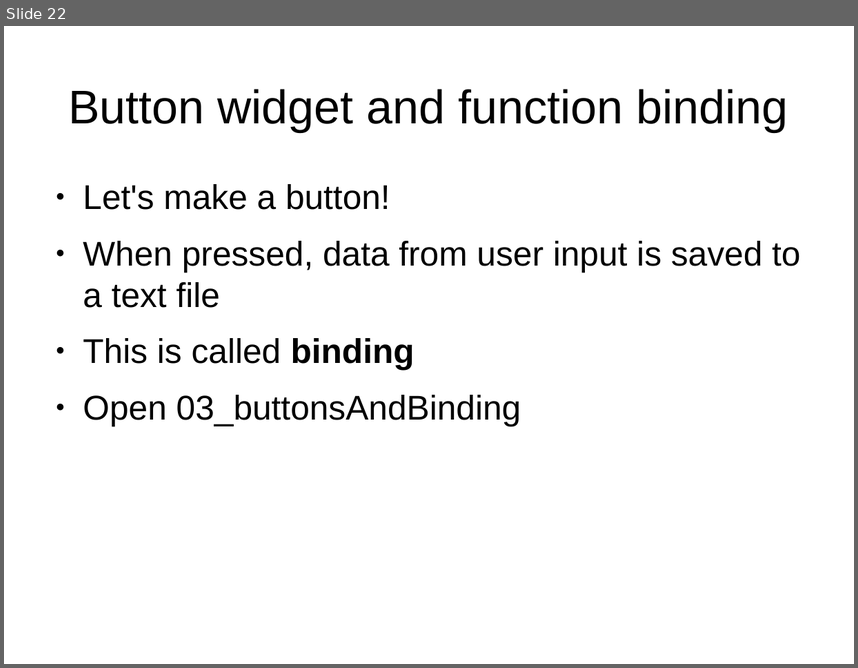
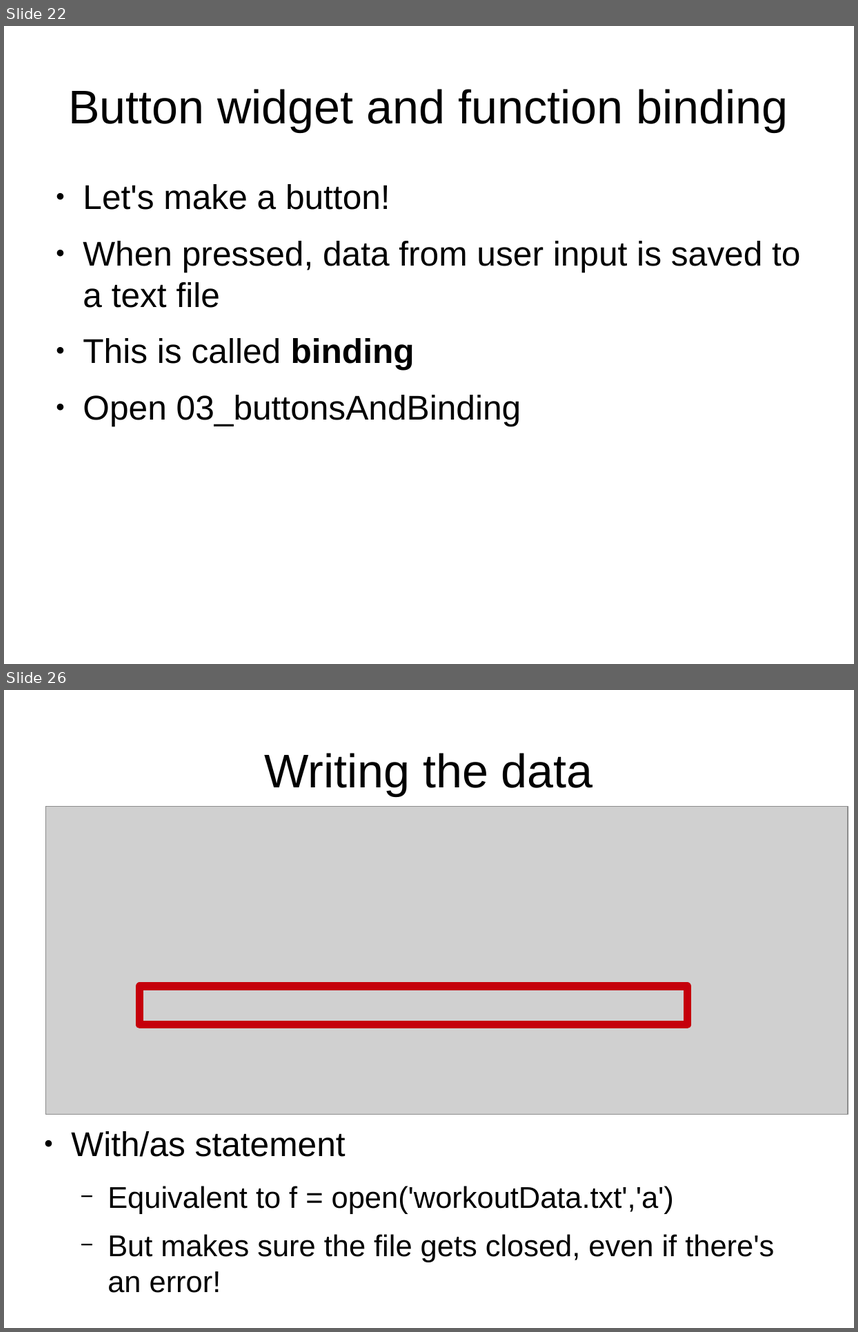
Before and after one commit to adasilva/intro_kivy, a slide deck: intro_kivy.odp. Shown one above the other, each under a label of ours: slide 22 before the commit, slides 22 and 26 after it; the slides between them are not shown. The pictures are 858x668 and 858x1332 pixels, drawn with LibreOffice and Linux fonts; fonts in the diff are those of the drawing; grey boxes stand for pictures. Boxes give left, top, right and bottom in pixels: in the first picture for what was removed or moved away, otherwise in the second. Text is boxed around its words. In the diff, an @@ line names an element or a change of style, - is before the commit and + after.

```diff
--- a/intro_kivy.odp
+++ b/intro_kivy.odp
@@ slide 26 added at [4, 690, 854, 1328], background #FFFFFF @@
@@ title added at [264, 753, 593, 796], 44 pt, text #000000 @@
+Writing the data
@@ picture added at [45, 807, 848, 1114] @@
@@ rectangle added at [140, 986, 688, 1025], outline #C5000B 7.2 pt @@
@@ text added at [71, 1131, 774, 1292], 28 pt, text #000000 @@
+● With/as statement
+  − Equivalent to f = open('workoutData.txt','a')
+  − But makes sure the file gets closed, even if there's an error!
```
Also in this commit, not shown: 5 other slides added, 3 other files.
